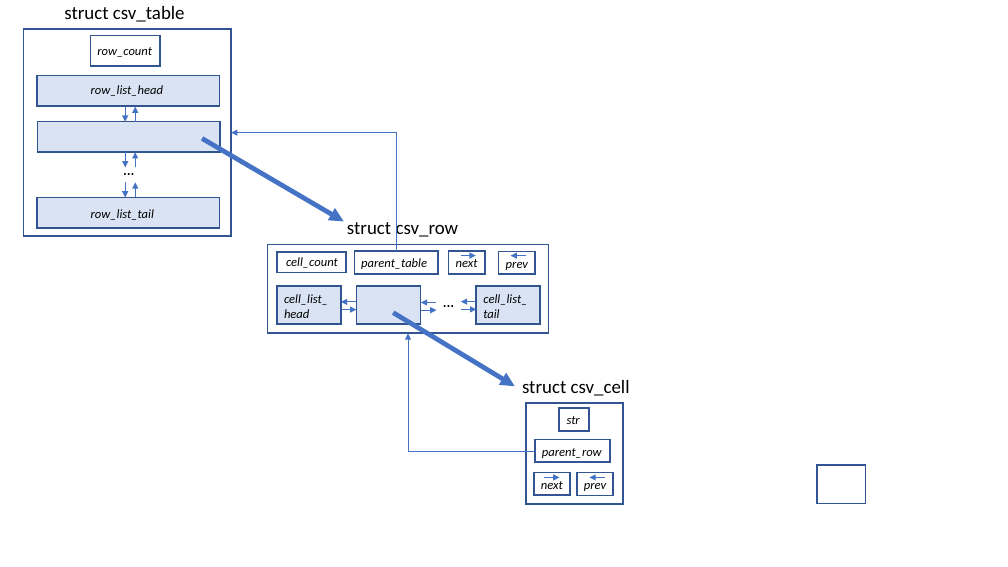
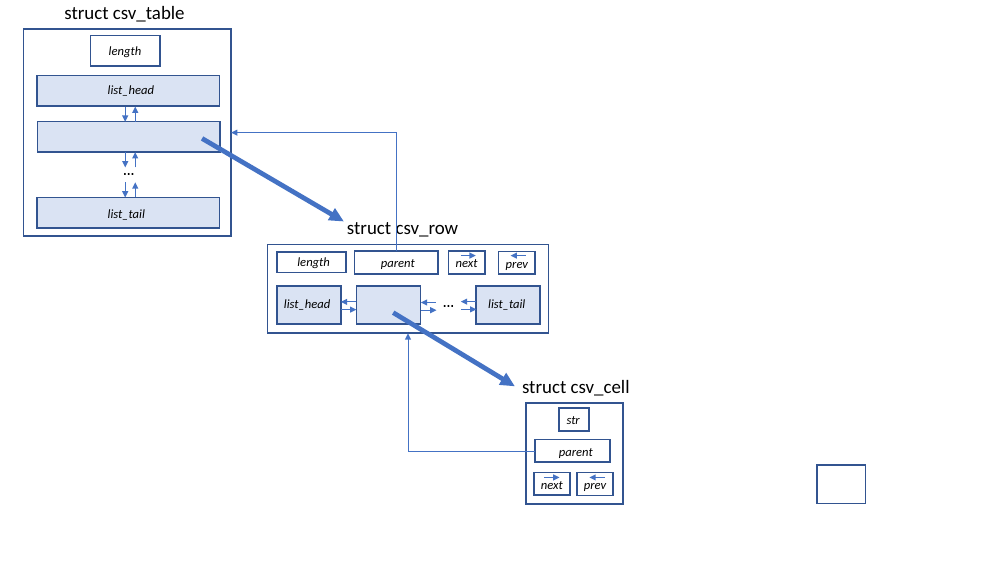
Before and after one commit to iffy-pi/CodingPortfolio, a slide deck: slide 1 of C-CSVParser/doc/LayoutDiagram.pptx. Drawn at 1008x567 pixels with LibreOffice and Linux fonts; fonts in the diff are those of the drawing. Boxes give left, top, right and bottom in pixels: in the first picture for what was removed or moved away, otherwise in the second. Text is boxed around its words. In the diff, an @@ line names an element or a change of style, - is before the commit and + after.

```diff
--- a/C-CSVParser/doc/LayoutDiagram.pptx
+++ b/C-CSVParser/doc/LayoutDiagram.pptx
@@ text at (x1=109, y1=46, x2=142, y2=57): text changed @@
-row_count
+length
@@ text at (x1=108, y1=85, x2=154, y2=96): text changed @@
-row_list_head
+list_head
@@ text at (x1=108, y1=209, x2=145, y2=220): text changed @@
-row_list_tail
+list_tail
@@ text at (x1=297, y1=257, x2=330, y2=268): text changed @@
-cell_count
+length
@@ text at (x1=381, y1=259, x2=415, y2=269): text changed @@
-parent_table
+parent
@@ text at (x1=284, y1=299, x2=330, y2=310): text changed @@
-cell_list_head
+list_head
@@ text at (x1=488, y1=299, x2=525, y2=310): text changed @@
-cell_list_tail
+list_tail
@@ text at (x1=559, y1=448, x2=593, y2=458): text changed @@
-parent_row
+parent
```
Also in this commit, not shown: 1 other file.
